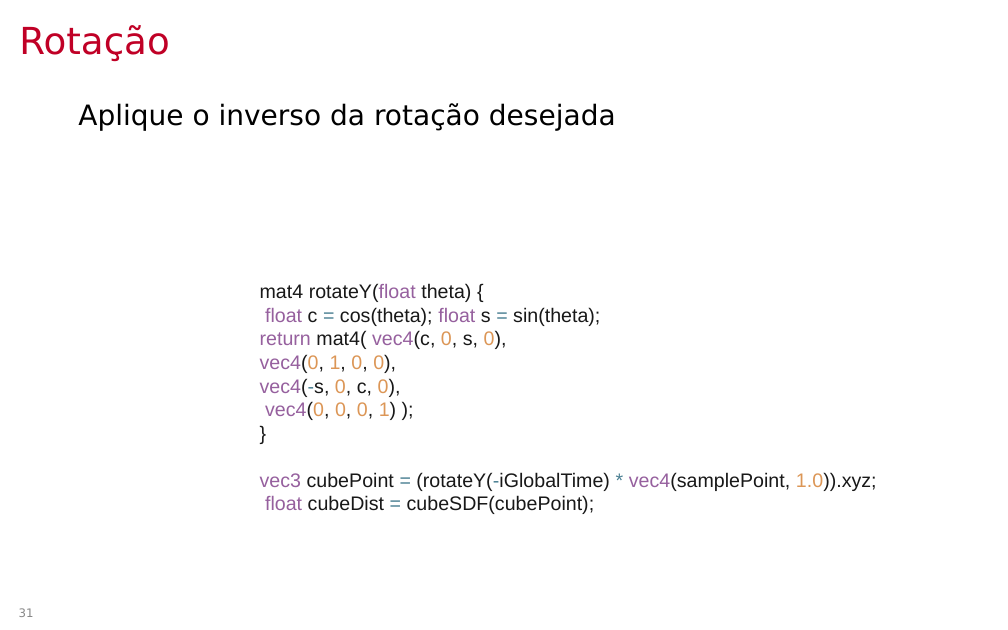
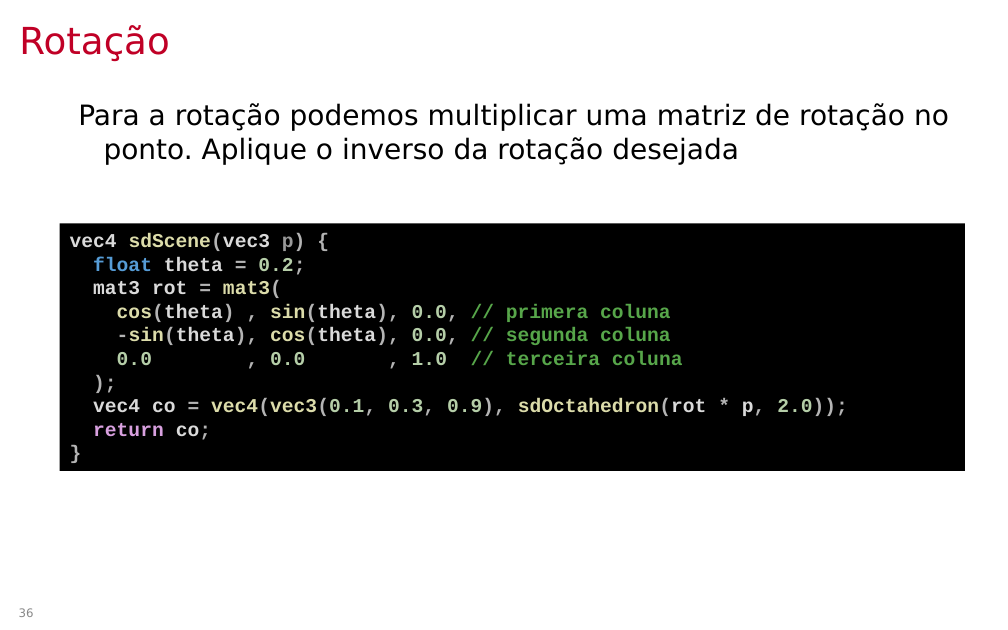
Before and after one commit to lpsoares/ComputacaoGrafica, a slide deck: slide 36 of content/aulas/23-ray_marching/aula23_ray_marching.pptx (slide 31 before the commit). Drawn at 1008x630 pixels with LibreOffice and Linux fonts; fonts in the diff are those of the drawing; background and template pictures are left out. Boxes give left, top, right and bottom in pixels: in the first picture for what was removed or moved away, otherwise in the second. Text is boxed around its words. In the diff, an @@ line names an element or a change of style, - is before the commit and + after.

```diff
--- a/content/aulas/23-ray_marching/aula23_ray_marching.pptx
+++ b/content/aulas/23-ray_marching/aula23_ray_marching.pptx
@@ text at (x1=78, y1=103, x2=949, y2=165): text changed @@
-Aplique o inverso da rotação desejada
+Para a rotação podemos multiplicar uma matriz de rotação no ponto. Aplique o inverso da rotação desejada
@@ rectangle added at (x1=59, y1=223, x2=965, y2=471), fill #000000, 14 pt, text #DADADA, bold @@
+vec4 sdScene(vec3 p) {
+float theta = 0.2;
+mat3 rot = mat3(
+cos(theta) , sin(theta), 0.0, // primera coluna
+-sin(theta), cos(theta), 0.0, // segunda coluna
+0.0 , 0.0 , 1.0 // terceira coluna
+);
+vec4 co = vec4(vec3(0.1, 0.3, 0.9), sdOctahedron(rot * p, 2.0));
+return co;
+}
@@ text removed at (x1=260, y1=283, x2=877, y2=514) @@
-mat4 rotateY(float theta) {
-float c = cos(theta); float s = sin(theta);
-return mat4( vec4(c, 0, s, 0),
-vec4(0, 1, 0, 0),
-vec4(-s, 0, c, 0),
-vec4(0, 0, 0, 1) );
-}
-vec3 cubePoint = (rotateY(-iGlobalTime) * vec4(samplePoint, 1.0)).xyz;
-float cubeDist = cubeSDF(cubePoint);
@@ page number at (x1=19, y1=608, x2=34, y2=617): text changed @@
-31
+36
```
Also in this commit, not shown: 15 other slides changed, 20 slides added, 12 slides removed, 3 other files.
